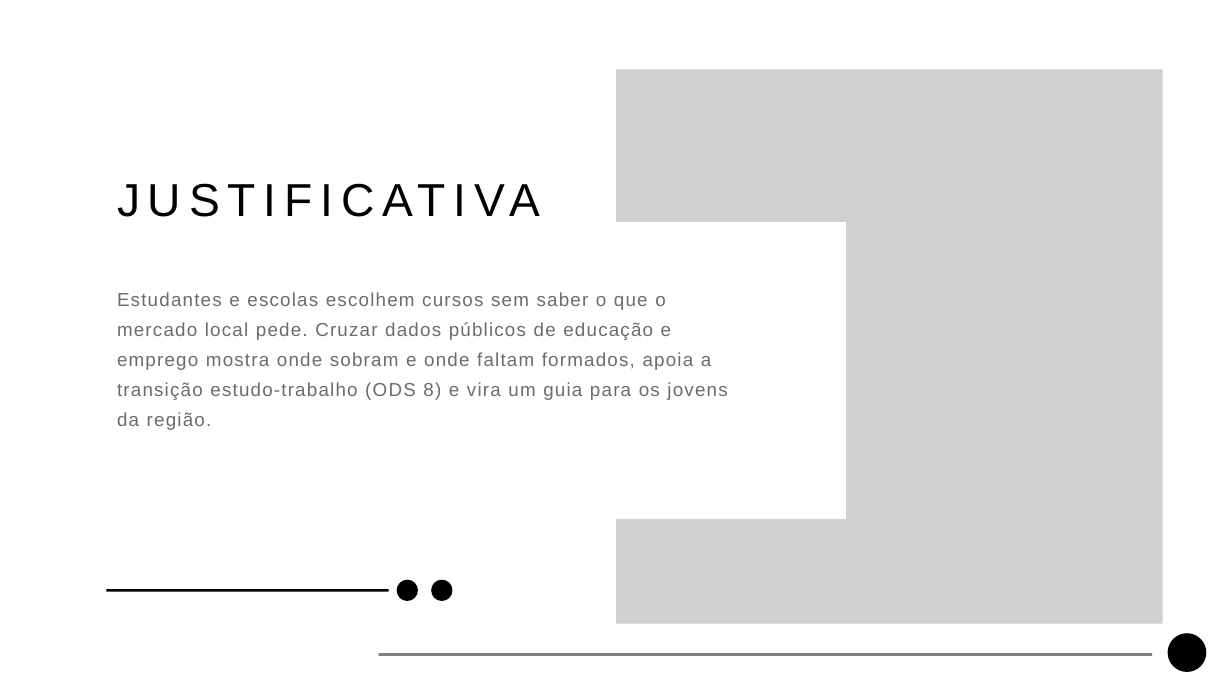
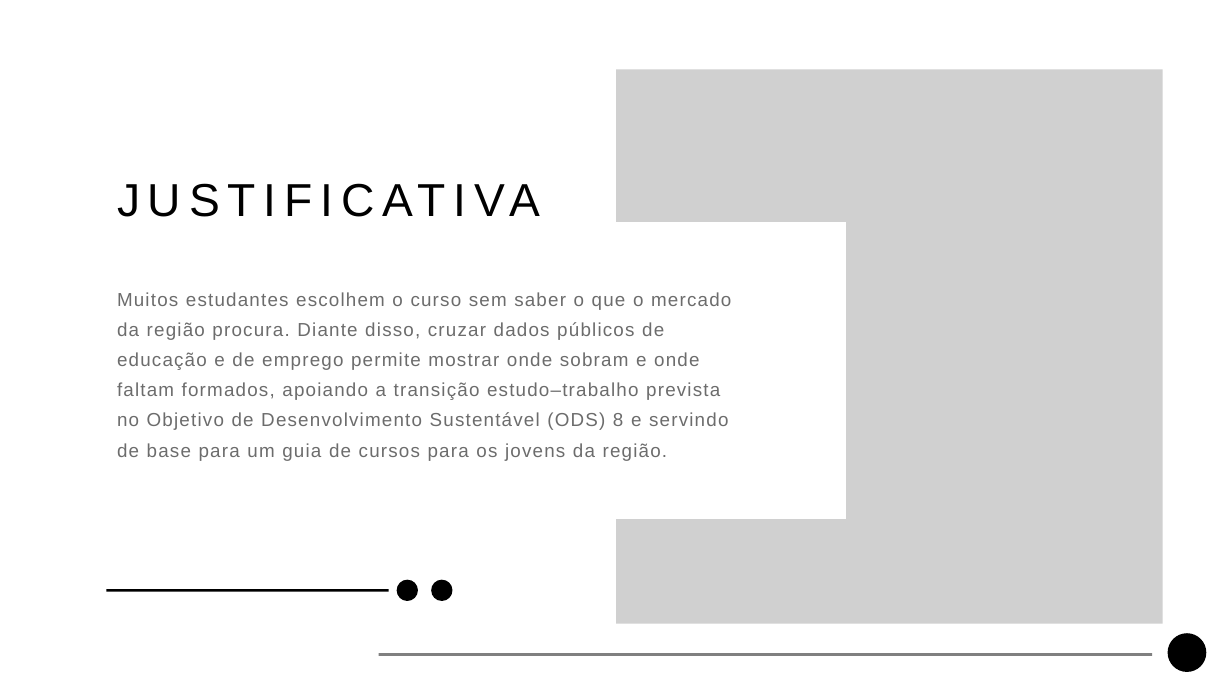
Before and after one commit to guilherme-ndo/projetointegrador-ii, a slide deck: slide 3 of docs/apresentacao_pi2.pptx. Drawn at 1232x693 pixels with LibreOffice and Linux fonts; fonts in the diff are those of the drawing; grey boxes stand for pictures; background and template pictures are left out. Boxes give left, top, right and bottom in pixels: in the first picture for what was removed or moved away, otherwise in the second. Text is boxed around its words. In the diff, an @@ line names an element or a change of style, - is before the commit and + after.

```diff
--- a/docs/apresentacao_pi2.pptx
+++ b/docs/apresentacao_pi2.pptx
@@ text at [117, 292, 731, 461]: text changed @@
-Estudantes e escolas escolhem cursos sem saber o que o mercado local pede. Cruzar dados públicos de educação e emprego mostra onde sobram e onde faltam formados, apoia a transição estudo-trabalho (ODS 8) e vira um guia para os jovens da região.
+Muitos estudantes escolhem o curso sem saber o que o mercado da região procura. Diante disso, cruzar dados públicos de educação e de emprego permite mostrar onde sobram e onde faltam formados, apoiando a transição estudo–trabalho prevista no Objetivo de Desenvolvimento Sustentável (ODS) 8 e servindo de base para um guia de cursos para os jovens da região.
```
Also in this commit, not shown: 14 other slides changed, 7 slides added, 3 slides removed.
